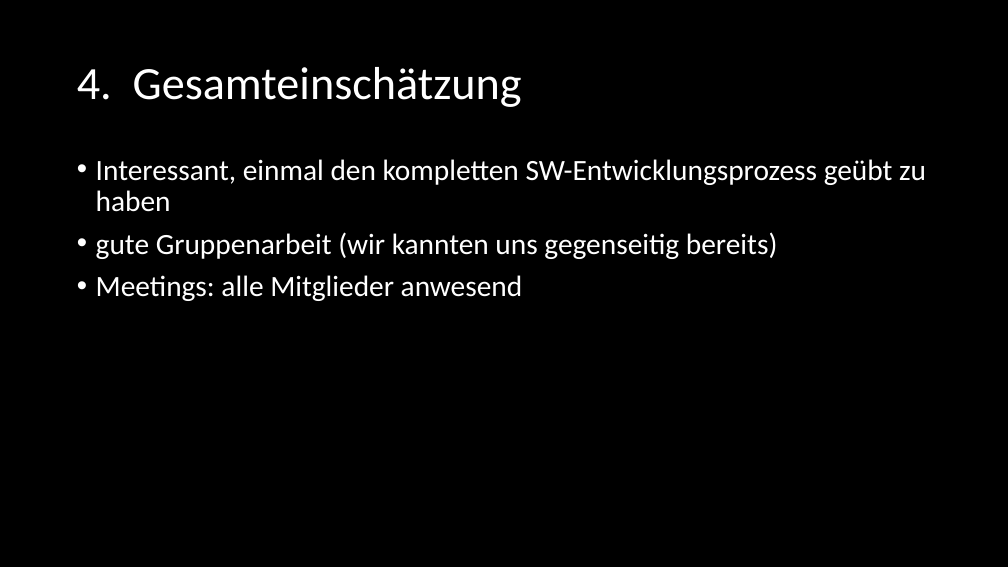
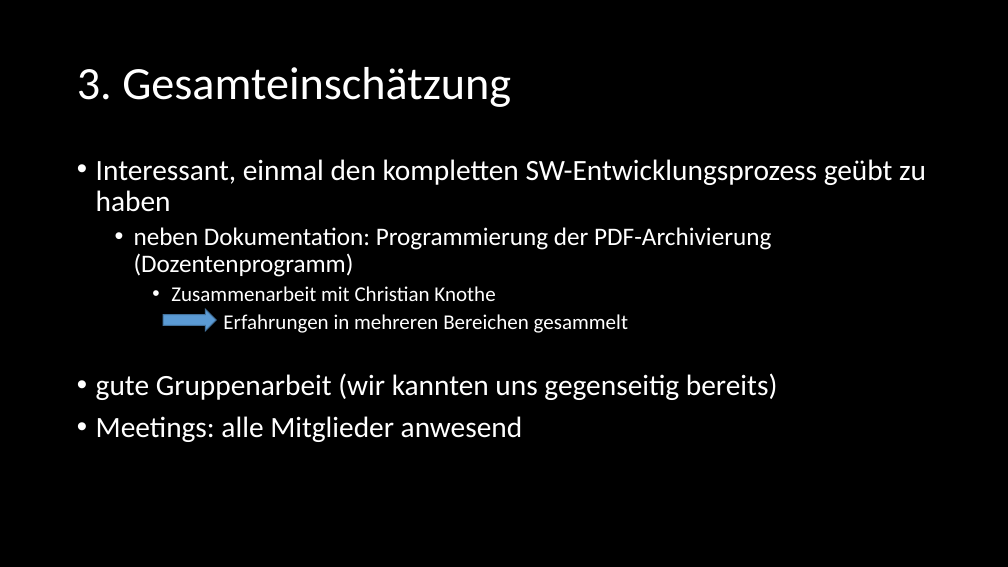
Before and after one commit to SE-Beleggruppe/Beleg_Planung, a slide deck: slide 27 of Präsentation/Felix - Dokumentation/SE_Dokumentation.pptx (slide 29 before the commit). Drawn at 1008x567 pixels with LibreOffice and Linux fonts; fonts in the diff are those of the drawing. Boxes give left, top, right and bottom in pixels: in the first picture for what was removed or moved away, otherwise in the second. Text is boxed around its words. In the diff, an @@ line names an element or a change of style, - is before the commit and + after.

Commit message:
Präsentation Dokumentation

```diff
--- a/Präsentation/Felix - Dokumentation/SE_Dokumentation.pptx
+++ b/Präsentation/Felix - Dokumentation/SE_Dokumentation.pptx
@@ title at bbox=[77, 67, 511, 107]: text changed @@
-4. Gesamteinschätzung
+3. Gesamteinschätzung
@@ text at bbox=[134, 227, 771, 333]: paragraphs added @@
+  • neben Dokumentation: Programmierung der PDF-Archivierung (Dozentenprogramm)
+    • Zusammenarbeit mit Christian Knothe
+      Erfahrungen in mehreren Bereichen gesammelt
@@ right arrow added at bbox=[163, 309, 216, 330], fill #5B9BD5, outline #43739E 1 pt @@
```
Also in this commit, not shown: 16 other slides changed, 2 slides added, 4 slides removed, 3 other files.
